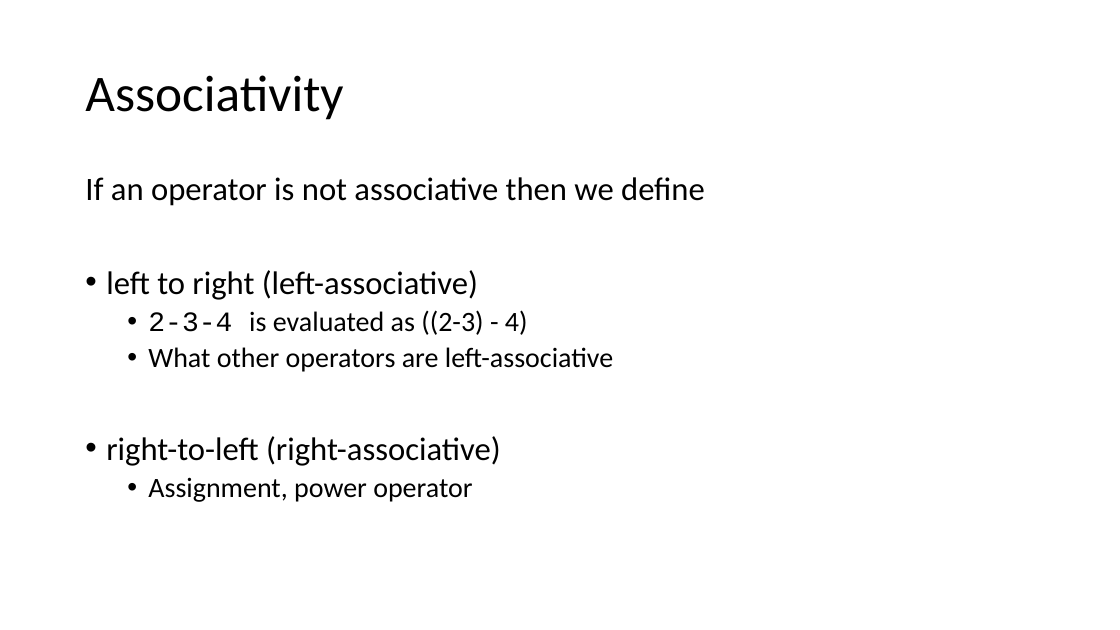
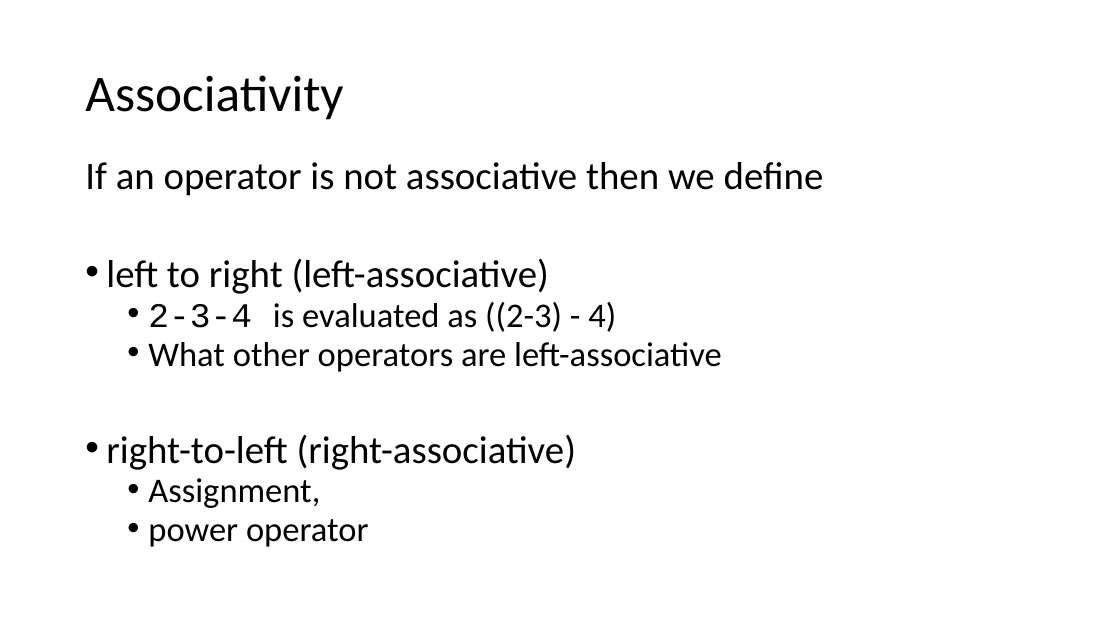
Before and after one commit to siero/CSE110A-W26, a slide deck: slide 62 of PDFS/C110-08-PREC-ASSOC.pptx. Drawn at 1120x630 pixels with LibreOffice and Linux fonts; fonts in the diff are those of the drawing. Boxes give left, top, right and bottom in pixels: in the first picture for what was removed or moved away, otherwise in the second. Text is boxed around its words. In the diff, an @@ line names an element or a change of style, - is before the commit and + after.

Commit message:
Minor modifications to C110-08-PREC-ASSOC

```diff
--- a/PDFS/C110-08-PREC-ASSOC.pptx
+++ b/PDFS/C110-08-PREC-ASSOC.pptx
@@ text "If an operator is not ...": place and size @@
-text "If an operator is not ..." at [85, 177, 705, 502]
+text "If an operator is not ..." at [85, 162, 824, 547]
@@ text at [85, 162, 824, 470]: size 28 to 33.3 pt in "If an operator is not associative then ...", "left to right (left-associative)", "right-to-left (right-associative)"; size 24 to 29.6 pt in "2-3-4 is evaluated as ((2-3) - 4)", "What other operators are left-associative"; line spacing 0.9 to 0.8 @@
@@ text at [148, 478, 369, 547]: text changed; size 24 to 29.6 pt @@
-  • Assignment, power operator
+  • Assignment,
+  • power operator
```
Also in this commit, not shown: 8 other slides changed, 1 other file.
